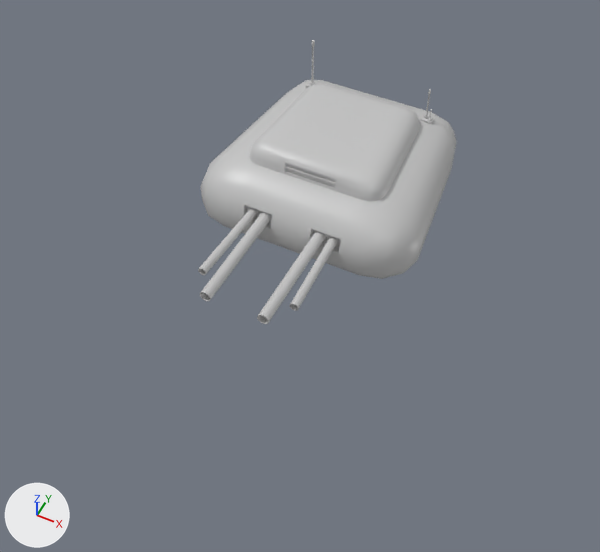
The FBX model Assets/Models/Tank/Tank_3.fbx: old version first, new version second.
Camera for both pictures: a 50 mm lens placed at (3.29, -7.56, 9.26), pointed at (-0.01, -0.96, 1.01). Arrows for +X, +Y and +Z are at lower left; the lights stay in place. Where no turn or scale is listed for an object, it has been applied to the vertices.

Objects in the first picture: 'Cannon_3', 'TurretBody_3'.
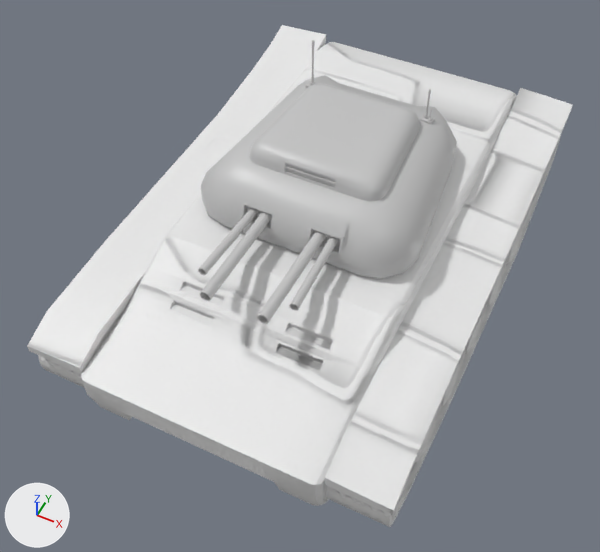
Commit message: Added Third Tank Model

Boxes [x1, y1, x2, y2] around the edits, measured in the pictures (600 x 552 px):
'TankBody_3', added: after [27, 25, 573, 515]
'TankTreads_L.001', added: after [326, 136, 561, 527]
    faces in mat_treads_001: [326, 136, 561, 527]
    faces in mat_wheels_001 (its picture is missing): [398, 171, 546, 502]
'TankTreads_R.001', added: after [38, 308, 126, 388]

The edits, one by one:
Picture 'Treads_Normal.jpg' (img_treads_normal_jpg) is new.
Material 'Treads.001' (mat_treads_001) is new.
Uses the picture img_treads_normal_jpg.
Material 'Wheels.001' (mat_wheels_001) is new.
Its base color is (0.8, 0.8, 0.8) (white #e7e7e7).
Mesh me_tanktreads_l_004 is new.
It has 3288 vertices, 3078 faces and spans x -2.38..-1.6, y -3.52..3.17, z 0.0..1.62.
Faces by material slot: [600, 2478].
It uses material mat_treads_001.
It uses material mat_wheels_001 (its picture is missing).
Mesh me_tanktreads_l_003 is new.
It has 3288 vertices, 3078 faces and spans x 1.58..2.35, y -3.52..3.17, z 0.0..1.62.
Faces by material slot: [600, 2478].
It uses material mat_treads_001.
It uses material mat_wheels_001 (its picture is missing).
Mesh me_tankbody_001 is new.
It has 1748 vertices, 1635 faces and spans x -2.39..2.39, y -3.69..3.24, z 0.4..1.91.
Faces by material slot: [927, 708].
It uses material mat_treads_001.
It uses material mat_wheels_001 (its picture is missing).
Object 'TankTreads_R.001' (ob_tanktreads_r_001) is new; it shows me_tanktreads_l_004.
Its location is (0.0, 0.0, 0.0).
Object 'TankTreads_L.001' (ob_tanktreads_l_001) is new; it shows me_tanktreads_l_003.
Its location is (0.0, 0.0, 0.0).
Object 'TankBody_3' (ob_tankbody_3) is new; it shows me_tankbody_001.
Its location is (0.0, 0.0, 0.0).
